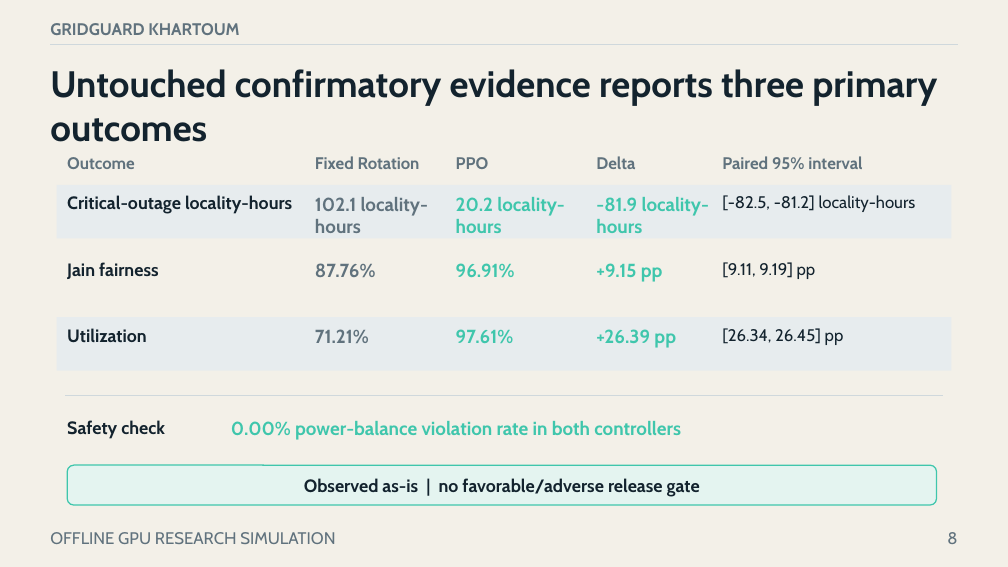
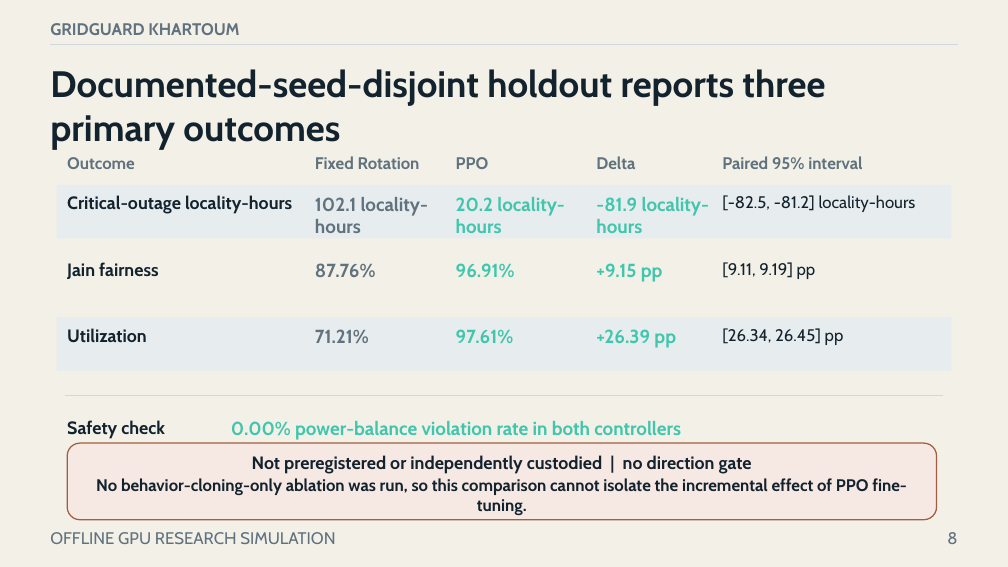
Before and after one commit to boomout2012-afk/gridguard-khartoum, a slide deck: slide 8 of output/presentation/gridguard-khartoum-defense.pptx. Drawn at 1008x567 pixels with LibreOffice and Linux fonts; fonts in the diff are those of the drawing. Boxes give left, top, right and bottom in pixels: in the first picture for what was removed or moved away, otherwise in the second. Text is boxed around its words. In the diff, an @@ line names an element or a change of style, - is before the commit and + after.

Commit message:
feat: refresh presentation surfaces and visual evidence

```diff
--- a/output/presentation/gridguard-khartoum-defense.pptx
+++ b/output/presentation/gridguard-khartoum-defense.pptx
@@ text at [50,69,825,150]: text changed @@
-Untouched confirmatory evidence reports three primary outcomes
+Documented-seed-disjoint holdout reports three primary outcomes
@@ rounded rectangle: place and size @@
-rounded rectangle at [67,465,937,505]
+rounded rectangle at [67,443,937,520]
@@ rounded rectangle at [67,443,937,520]: fill #E4F4F0 to #F6E8E3; outline #3FC6AC 1.2 pt to #A15E40 1.2 pt @@
@@ text added at [96,478,907,515], 16 pt, text #13232E, bold @@
+No behavior-cloning-only ablation was run, so this comparison cannot isolate the incremental effect of PPO fine-tuning.
@@ text at [252,455,752,474]: text changed @@
-Observed as-is | no favorable/adverse release gate
+Not preregistered or independently custodied | no direction gate
```
Also in this commit, not shown: 7 other slides changed, 43 other files.
